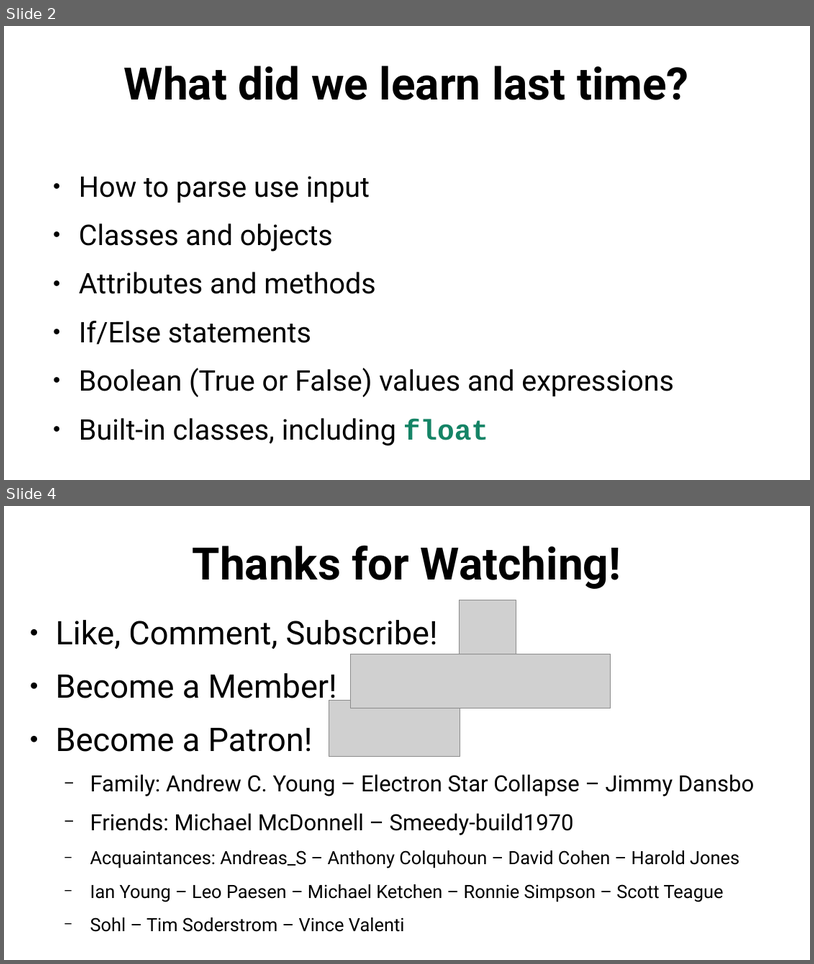
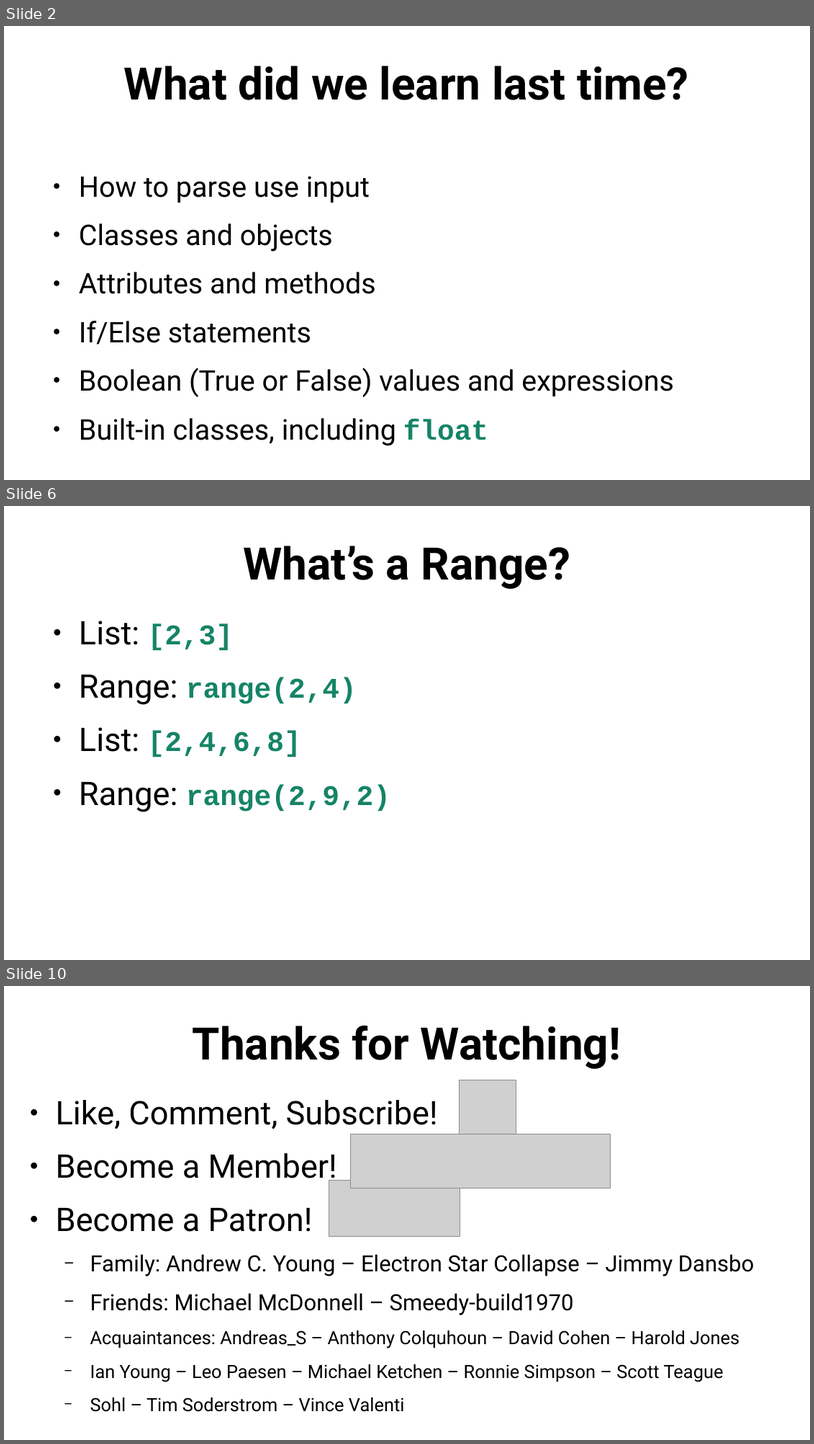
Before and after one commit to SlithyMatt/python-tutorial, a slide deck: lesson3/python101_lesson3_slides.odp. Shown one above the other, each under a label of ours: slides 2 and 4 before the commit, slides 2, 6 and 10 after it; the slides between them are not shown. The pictures are 814x964 and 814x1444 pixels, drawn with LibreOffice and Linux fonts; fonts in the diff are those of the drawing; grey boxes stand for pictures. Boxes give left, top, right and bottom in pixels: in the first picture for what was removed or moved away, otherwise in the second. Text is boxed around its words. In the diff, an @@ line names an element or a change of style, - is before the commit and + after.

```diff
--- a/lesson3/python101_lesson3_slides.odp
+++ b/lesson3/python101_lesson3_slides.odp
@@ slide 6 added at <box>4,506,810,960</box>, background #FFFFFF @@
@@ title added at <box>243,546,571,589</box>, 44 pt, text #000000, bold @@
+What’s a Range?
@@ text added at <box>79,620,391,812</box>, 28 pt, text #158466, bold @@
+● List: [2,3]
+● Range: range(2,4)
+● List: [2,4,6,8]
+● Range: range(2,9,2)
@@ what was slide 4 is now slide 10 @@
```
Also in this commit, not shown: 1 slide changed, 5 other slides added.
